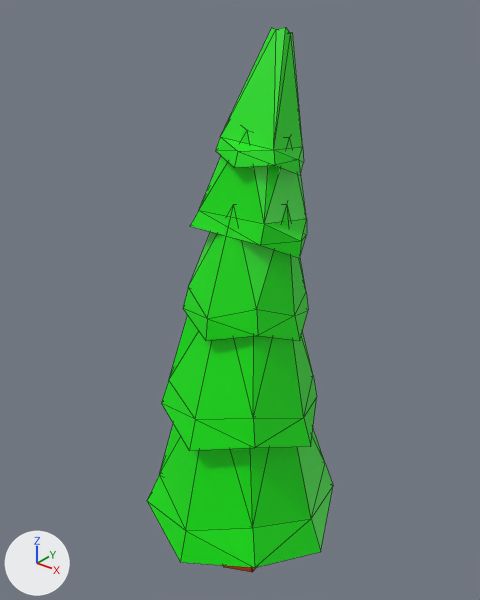
A saved change to the Blender file Assets/Scenes/World/Models/Tree2.blend.
Rendered twice from a 50 mm camera at (3.93, -4.96, 5.72) aimed at (-0.16, 0.15, 2.56). Every picture has the same lights, and +X, +Y and +Z are marked at lower left. The picture after the commit comes second. Mesh edges are drawn as thin lines. The same objects are shown in both versions, whatever each file hides.

Script lines for the objects in view, before the commit:
```python
me_cylinder_000 = bpy.data.meshes.new('Cylinder.000')
me_cylinder_000.from_pydata(...)  # 124 vertices, 200 faces; spans x -1.18..1.15, y -1.12..1.17, z -0.94..5.32
# faces by material slot: [20, 180]
me_cylinder_000.materials.append(mat_branchmat)  # orange #e74800
me_cylinder_000.materials.append(mat_leavemat)  # green #04e700
ob_tree2_lod1 = bpy.data.objects.new('Tree2_LOD1', me_cylinder_000)
ob_tree2_lod1.location = (0.0, 0.0, 0.0)
```
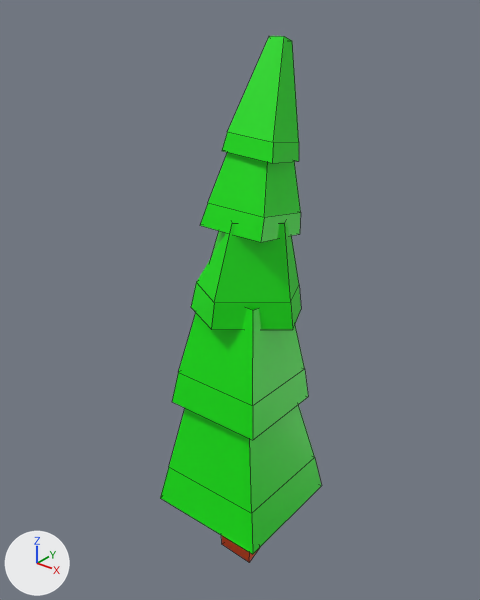
Where the change shows, as pixel boxes [x1, y1, x2, y2] in the pictures (480 x 600 px):
'Tree2_LOD1', reshaped (13% narrower)
    before: [147, 27, 333, 572]
    after: [160, 36, 322, 563]
part 1 of me_cylinder_000, rebuilt
    before: [147, 424, 333, 568]
    after: [160, 405, 322, 554]
part 2 of me_cylinder_000, rebuilt
    before: [161, 315, 317, 451]
    after: [172, 308, 308, 440]
part 3 of me_cylinder_000, rebuilt (13% narrower, 14% shorter)
    before: [215, 27, 304, 175]
    after: [222, 36, 299, 163]
part 4 of me_cylinder_000, rebuilt (12% narrower, 20% shorter)
    before: [183, 204, 308, 341]
    after: [191, 221, 301, 330]
part 5 of me_cylinder_000, rebuilt
    before: [190, 127, 307, 258]
    after: [200, 152, 301, 242]
part 6 of me_cylinder_000, rebuilt (mostly hidden before)
    before: [223, 565, 256, 572]
    after: [221, 535, 259, 563]

What changed in the scene script:
```text
Change me_cylinder_000:
    used by ob_tree2_lod1; location = (0.0, 0.0, 0.0)
    remove me_cylinder_000.from_pydata(...)  # 124 vertices, 200 faces; spans x -1.18..1.15, y -1.12..1.17, z -0.94..5.32
    add me_cylinder_000.from_pydata(...)  # 75 vertices, 55 faces; spans x -0.72..0.7, y -0.7..0.72, z -0.83..5.24
    me_cylinder_000 part 1: the loose piece of 24 vertices spanning x -1.18..1.15, y -1.12..1.17, z -0.21..2.04 is rebuilt with 12 vertices and now spans x -0.72..0.7, y -0.7..0.72, z 0.04..1.7
    me_cylinder_000 part 2: the loose piece of 23 vertices spanning x -0.92..0.93, y -0.92..0.85, z 1.19..3.1 is rebuilt with 12 vertices and now spans x -0.55..0.57, y -0.58..0.54, z 1.38..2.8
    me_cylinder_000 part 3: the loose piece of 23 vertices spanning x -0.4..0.5, y -0.25..0.64, z 3.98..5.32 is rebuilt with 15 vertices and now spans x -0.29..0.38, y -0.07..0.6, z 4.09..5.24
    me_cylinder_000 part 4: the loose piece of 22 vertices spanning x -0.68..0.69, y -0.64..0.77, z 2.31..3.77 is rebuilt with 16 vertices and now spans x -0.55..0.6, y -0.55..0.49, z 2.48..3.59
    me_cylinder_000 part 5: the loose piece of 20 vertices spanning x -0.41..0.62, y -0.35..0.66, z 3.22..4.5 is rebuilt with 12 vertices and now spans x -0.35..0.38, y -0.27..0.49, z 3.35..4.33
    me_cylinder_000 part 6: the loose piece of 12 vertices spanning x -0.33..0.34, y -0.35..0.33, z -0.94..0.96 is rebuilt with 8 vertices and now spans x -0.25..0.25, y -0.17..0.27, z -0.83..0.87
```
